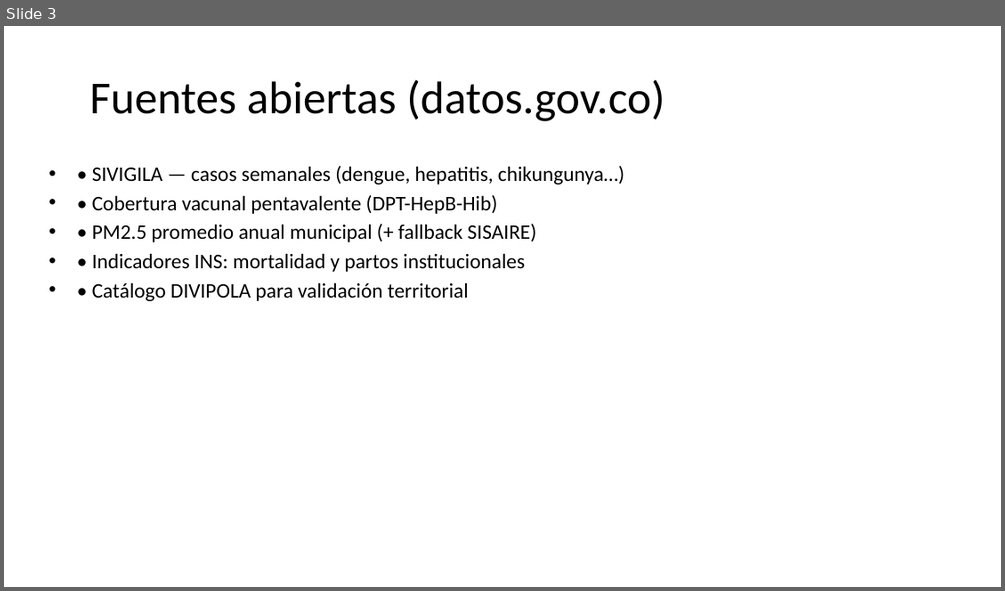
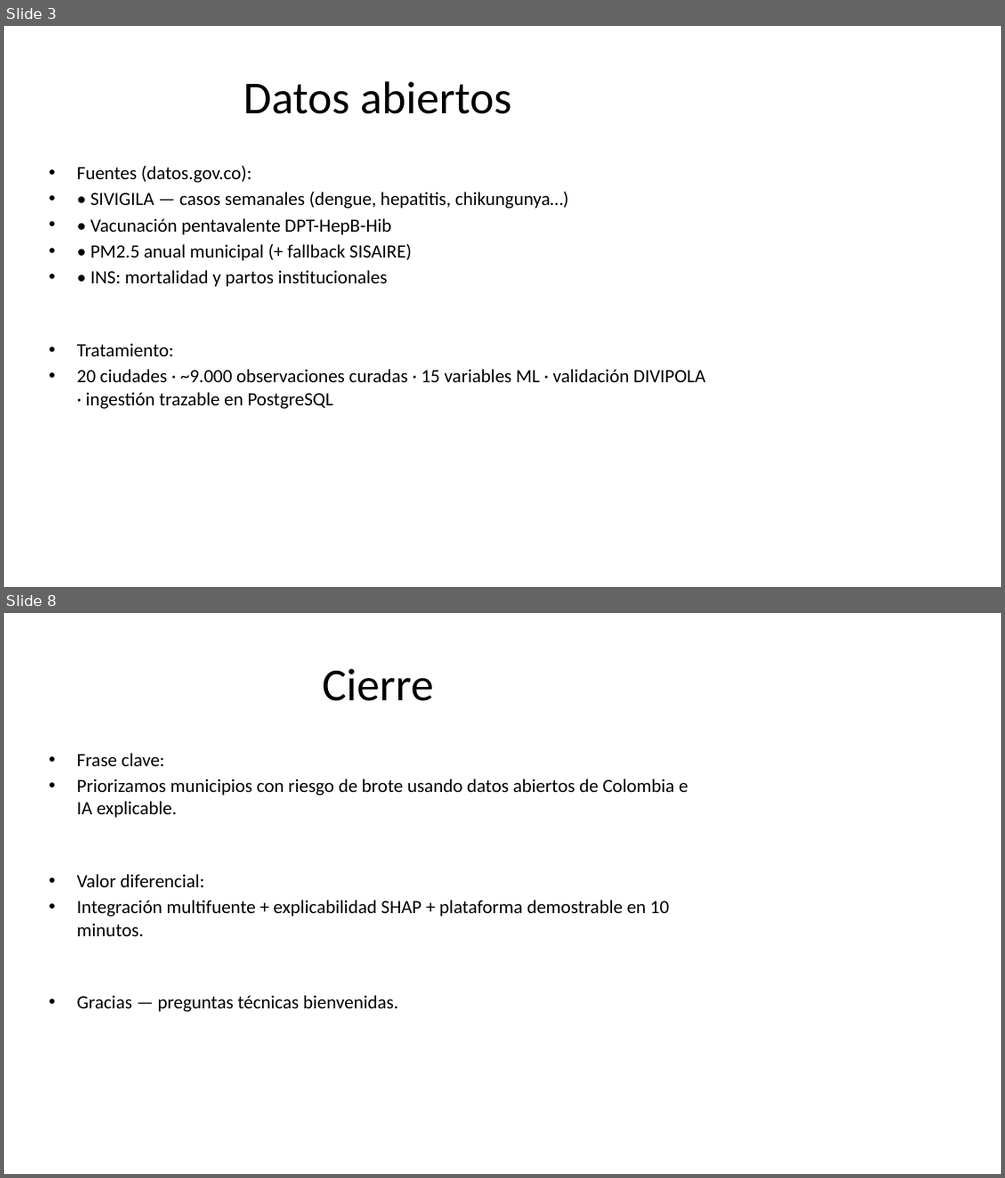
Before and after one commit to luisrapalino/concurso-datos-abiertos-colombia-2026, a slide deck: RECURSOS/Presentacion.pptx. Shown one above the other, each under a label of ours: slide 3 before the commit, slides 3 and 8 after it; the slides between them are not shown. The pictures are 1005x591 and 1005x1178 pixels, drawn with LibreOffice and Linux fonts; fonts in the diff are those of the drawing. Boxes give left, top, right and bottom in pixels: in the first picture for what was removed or moved away, otherwise in the second. Text is boxed around its words. In the diff, an @@ line names an element or a change of style, - is before the commit and + after.

```diff
--- a/RECURSOS/Presentacion.pptx
+++ b/RECURSOS/Presentacion.pptx
@@ slide 8 added at [4, 613, 1001, 1174], background #FFFFFF @@
@@ title added at [322, 668, 433, 701], 44 pt, text #000000 @@
+Cierre
@@ text added at [77, 753, 688, 1012], 18 pt, text #000000 @@
+• Frase clave:
+• Priorizamos municipios con riesgo de brote usando datos abiertos de Colombia e IA explicable.
+• Valor diferencial:
+• Integración multifuente + explicabilidad SHAP + plataforma demostrable en 10 minutos.
+• Gracias — preguntas técnicas bienvenidas.
@@ slide 3 changed as well @@
@@ title at [243, 81, 511, 114]: text changed @@
-Fuentes abiertas (datos.gov.co)
+Datos abiertos
@@ text at [77, 166, 251, 183]: paragraph added @@
+• Fuentes (datos.gov.co):
@@ text at [90, 192, 569, 208]: size 20 to 18 pt in "• SIVIGILA — casos semanales (dengue, hepatitis, ..." @@
@@ text at [77, 218, 705, 409]: text changed; size 20 to 18 pt @@
-• • Cobertura vacunal pentavalente (DPT-HepB-Hib)
-• • PM2.5 promedio anual municipal (+ fallback SISAIRE)
-• • Indicadores INS: mortalidad y partos institucionales
-• • Catálogo DIVIPOLA para validación territorial
+• • Vacunación pentavalente DPT-HepB-Hib
+• • PM2.5 anual municipal (+ fallback SISAIRE)
+• • INS: mortalidad y partos institucionales
+• Tratamiento:
+• 20 ciudades · ~9.000 observaciones curadas · 15 variables ML · validación DIVIPOLA · ingestión trazable en PostgreSQL
```
Also in this commit, not shown: 4 other slides changed, 2 other slides added, 3 slides removed, 3 other files.
